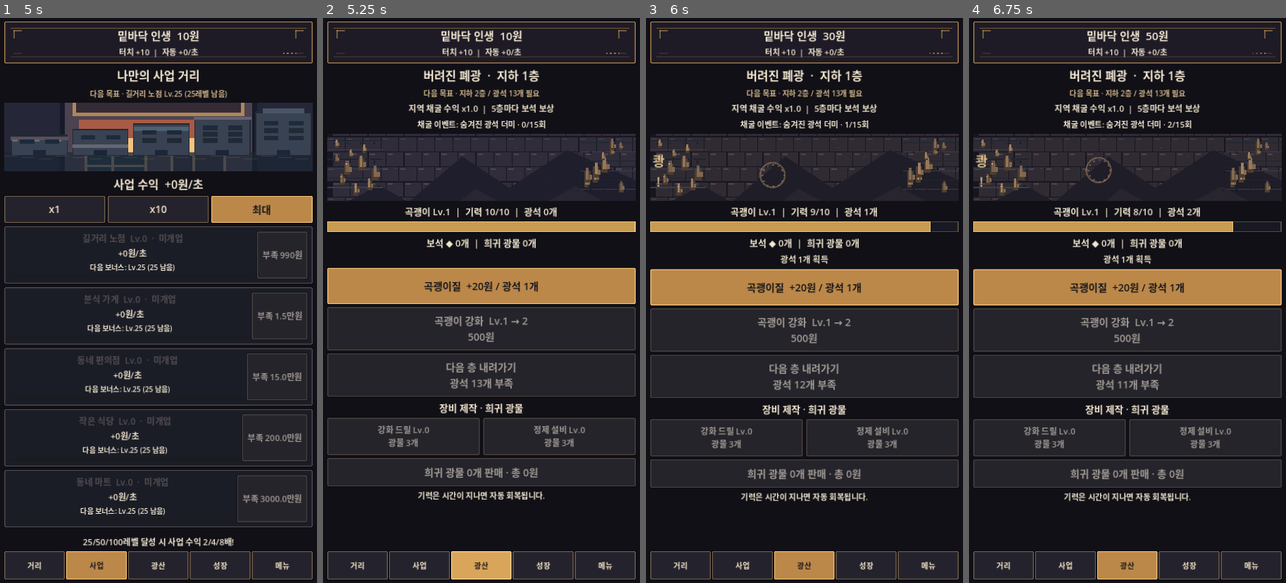
Above: before the commit, frames 1-4 (left to right).
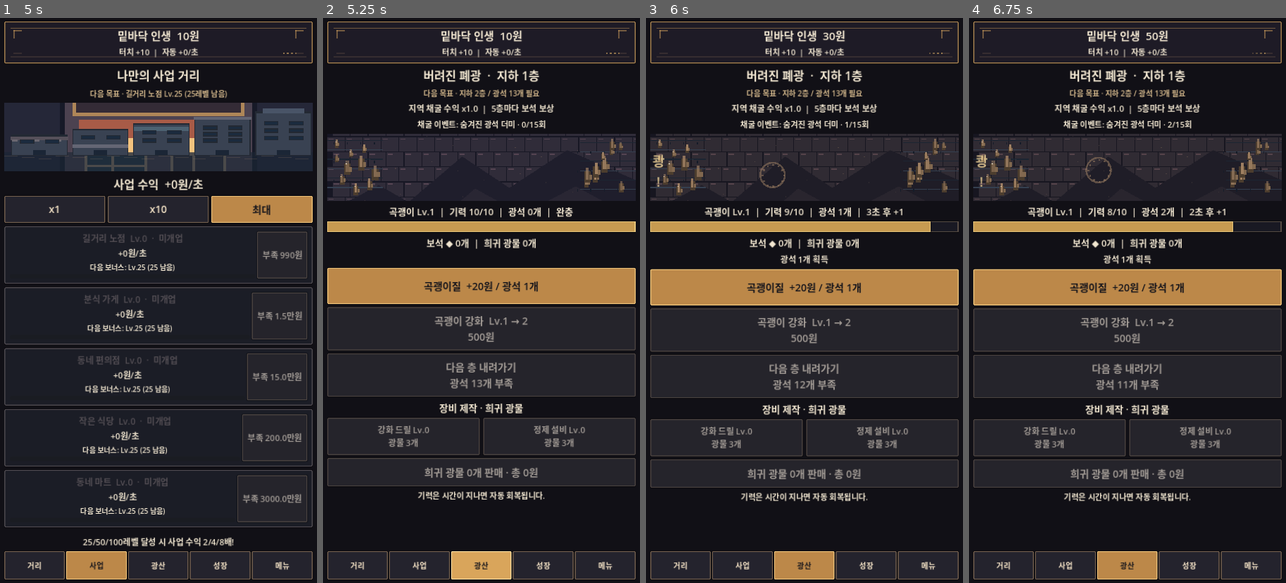
Above: after the commit, the same moments.

Repository: sungpil987/BottomLife-Reborn
Game: Godot game, scene res://scenes/Main.tscn
The game is run twice, just before and just after one commit, with the same random seed, the same clock (stepped at 60 frames per second) and the same inputs.
Inputs (mouse positions are in pixels of both pictures, inside the frame that each line leads up to):
- Up to frame 1 (5 s): click (158, 153) at 0.5 s; click "거리" at 1.25 s; click "사업" at 2 s; click "x1" at 2.75 s; click "x10" at 3.5 s; click "최대" at 4.25 s
- Up to frame 2 (5.25 s): click "광산" at 5 s
- Up to frame 3 (6 s): click "곡괭이질 +20원 / 광석 1개" at 5.75 s
- Up to frame 4 (6.75 s): click "곡괭이질 +20원 / 광석 1개" at 6.5 s

Frame 1 is identical in both runs. In frame 2, 0.6% of the frame differs, in the area x 20-79%, y 33-36%; in frame 3, 0.6%; in frame 4, 0.7%, in the area x 18-81%, y 33-36%.

Commit message:
v8.3 live mine energy recovery countdown and compact status

Diff:
--- a/scripts/main.gd
+++ b/scripts/main.gd
@@ -135,7 +135,7 @@
 			hero_blink_clock = 0.0
 	mine_energy = minf(max_mine_energy(), mine_energy + delta * (0.4 + float(stamina_level) * 0.08))
 	if is_instance_valid(mine_status):
-		mine_status.text = "곡괭이 Lv.%d  |  기력 %d/%d  |  광석 %d개" % [pickaxe_level, int(mine_energy), int(max_mine_energy()), ore]
+		mine_status.text = mine_status_text()
 	if is_instance_valid(mine_energy_bar):
 		mine_energy_bar.max_value = max_mine_energy()
 		mine_energy_bar.value = mine_energy
@@ -1005,6 +1005,11 @@
 	save_game()
 	refresh()
 
+func mine_status_text() -> String:
+	var energy_rate: float = 0.4 + float(stamina_level) * 0.08
+	var recovery: String = "완충" if mine_energy >= max_mine_energy() else ("%d초 후 +1" % maxi(1, int(ceil((1.0 - fmod(mine_energy, 1.0)) / energy_rate))))
+	return "곡괭이 Lv.%d  |  기력 %d/%d  |  광석 %d개  |  %s" % [pickaxe_level, int(mine_energy), int(max_mine_energy()), ore, recovery]
+
 func mine_depth_button_text() -> String:
 	var required: int = next_mine_rebirth_requirement()
 	if required > rebirth_count:
@@ -1045,7 +1050,7 @@
 	mine_effect_layer.set_anchors_and_offsets_preset(Control.PRESET_FULL_RECT)
 	mine_effect_layer.mouse_filter = Control.MOUSE_FILTER_IGNORE
 	stage.add_child(mine_effect_layer)
-	mine_status = make_label("", 21)
+	mine_status = make_label(mine_status_text(), 18 if compact_screen() else 21)
 	content.add_child(mine_status)
 	mine_energy_bar = ProgressBar.new()
 	mine_energy_bar.custom_minimum_size.y = 15
